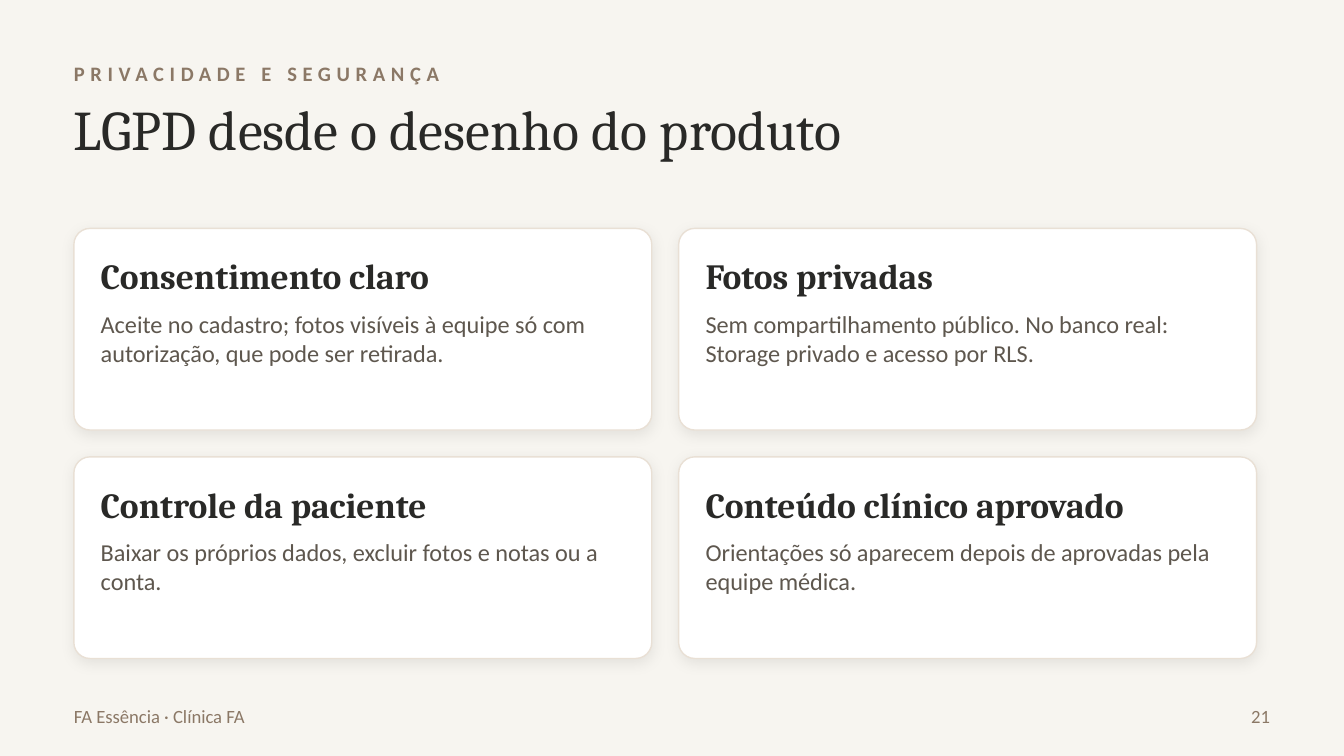
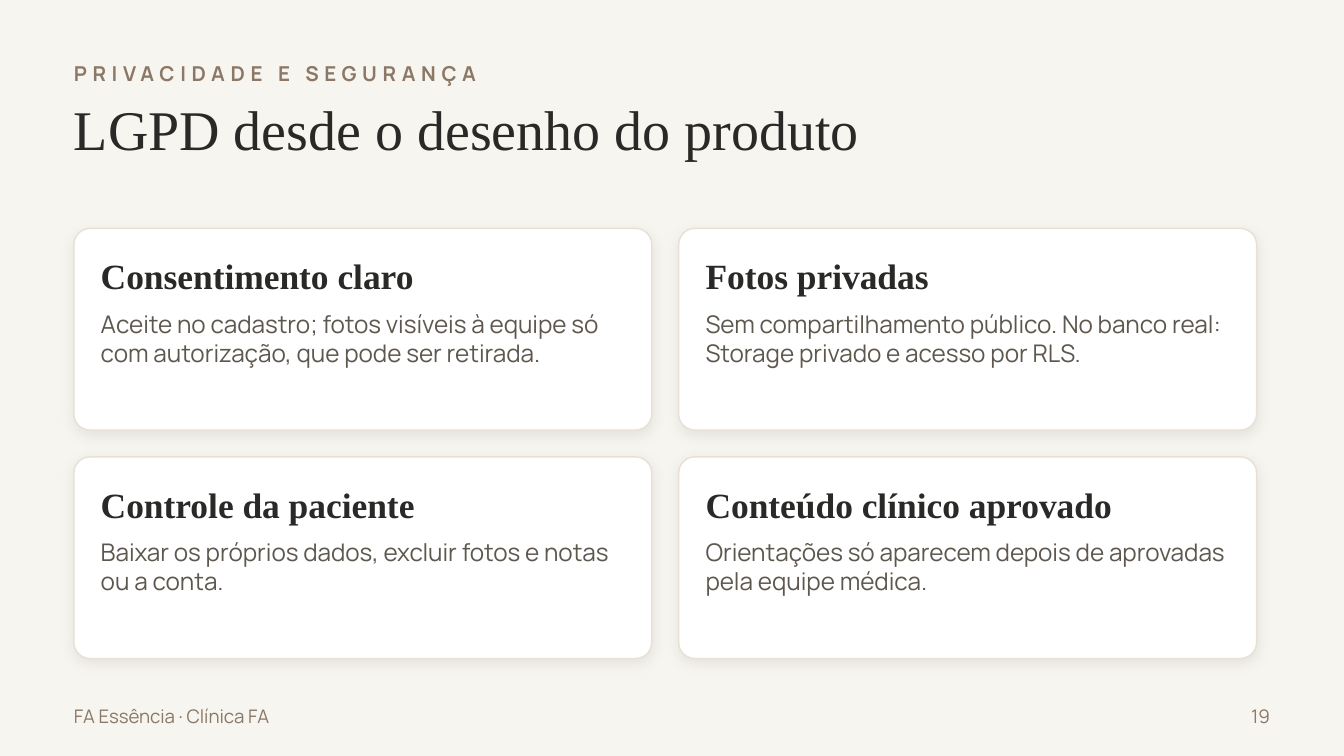
Before and after one commit to joaogstrapa10-cell/strapa.ai, a slide deck: slide 19 of FA-Essencia-Apresentacao.pptx (slide 21 before the commit). Drawn at 1344x756 pixels with LibreOffice and Linux fonts; fonts in the diff are those of the drawing. Boxes give left, top, right and bottom in pixels: in the first picture for what was removed or moved away, otherwise in the second. Text is boxed around its words. In the diff, an @@ line names an element or a change of style, - is before the commit and + after.

```diff
--- a/FA-Essencia-Apresentacao.pptx
+++ b/FA-Essencia-Apresentacao.pptx
@@ font Cambria to Times New Roman in 5 elements at (74, 111, 859, 160), (101, 264, 414, 290), (706, 264, 929, 296), (101, 493, 415, 525), (706, 493, 1112, 525) @@
@@ font Calibri to Manrope in 6 elements at (74, 708, 269, 723), (251, 66, 263, 81), (101, 314, 598, 368), (706, 314, 1221, 368), (101, 542, 609, 591), (706, 542, 1225, 596) @@
@@ text at (1251, 709, 1270, 723): text changed; font Calibri to Manrope @@
-21
+19
```
Also in this commit, not shown: 19 other slides changed, 2 slides added, 4 slides removed.
